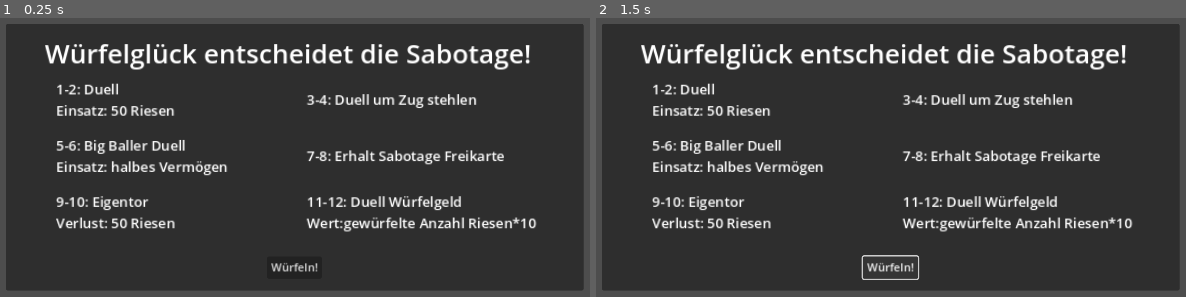
Above: before the commit, frames 1-2 (left to right).
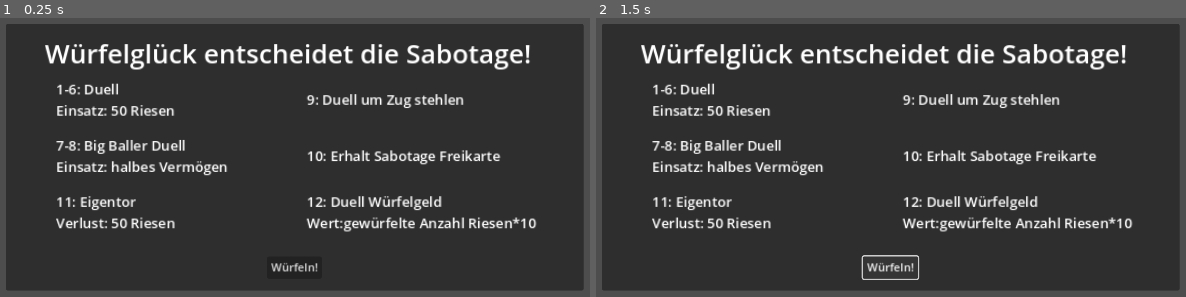
Above: after the commit, the same moments.

Repository: hfxbse/mparty
Game: Godot game, scene res://sabotage_field/sabotage_field.tscn
Two runs of this game, one before a commit and one after it. Both use one fixed random seed, a clock stepped at 60 frames per second and the inputs below. This scene is started directly instead of the project's main scene.
Inputs:
- Up to frame 1 (0.25 s): no input
- Up to frame 2 (1.5 s): click "Würfeln!" at 0.5 s; click "Würfeln!" at 1.25 s

The runs differ from the first frame. In frame 1, 2.7% of the frame differs, in the area x 9-86%, y 24-70%; in frame 2, 2.7%.

Commit message:
Improvement feedback pull request
Adding Icons to player selection
Changing sabotage dice values

Diff:
--- a/duel/duell_movement/overtaking_duell.tscn
+++ b/duel/duell_movement/overtaking_duell.tscn
@@ -45,6 +45,7 @@
 vertical_alignment = 1
 
 [node name="Infotext" type="Label" parent="CanvasLayer/Panel"]
+layout_mode = 0
 offset_left = 296.0
 offset_top = 140.0
 offset_right = 606.0
--- a/sabotage_field/sabotage_dice_result.gd
+++ b/sabotage_field/sabotage_dice_result.gd
@@ -7,7 +7,6 @@
 	var result="abc"
 	label.set_text(result)
 
-
 # Called every frame. 'delta' is the elapsed time since the previous frame.
 func _process(delta):
 	pass
--- a/sabotage_field/sabotage_field.gd
+++ b/sabotage_field/sabotage_field.gd
@@ -5,17 +5,17 @@
 func _ready():
 	var responseDice=1;
 	var result;
-	if (responseDice==1||2):
+	if (responseDice<=6):
 		result="Duell Einsatz: 50 Riesen"
-	if (responseDice==3||4):
+	if (responseDice==7||8):
+		result="Big Baller Duell Einsatz: halbes Vermögen"
+	if (responseDice==9):
 		result="Duell um Zug stehlen"
-	if (responseDice==5||6):
-		result="Big Baller Duell Einsatz: halbes Vermögen"
-	if (responseDice==7||8):
+	if (responseDice==10):
 		result="Erhalt Sabotage Freikarte"
-	if (responseDice==9||10):
+	if (responseDice==11):
 		result="Eigentor Verlust: 50 Riesen"
-	if (responseDice==11||12):
+	if (responseDice==12):
 		result="Duell Würfelgeld \nWert:gewürfelte Anzahl Riesen*10"
 
 # Called every frame. 'delta' is the elapsed time since the previous frame.
--- a/sabotage_field/sabotage_field.tscn
+++ b/sabotage_field/sabotage_field.tscn
@@ -60,41 +60,41 @@
 [node name="Label" type="Label" parent="SabotageFieldLabel/GridContainer"]
 layout_mode = 2
 theme_override_font_sizes/font_size = 20
-text = "1-2: Duell
+text = "1-6: Duell
 Einsatz: 50 Riesen"
 vertical_alignment = 1
 
 [node name="Label2" type="Label" parent="SabotageFieldLabel/GridContainer"]
 layout_mode = 2
 theme_override_font_sizes/font_size = 20
-text = "3-4: Duell um Zug stehlen"
+text = "9: Duell um Zug stehlen"
 vertical_alignment = 1
 
 [node name="Label3" type="Label" parent="SabotageFieldLabel/GridContainer"]
 layout_mode = 2
 theme_override_font_sizes/font_size = 20
-text = "5-6: Big Baller Duell
+text = "7-8: Big Baller Duell
 Einsatz: halbes Vermögen                 "
 vertical_alignment = 1
 
 [node name="Label4" type="Label" parent="SabotageFieldLabel/GridContainer"]
 layout_mode = 2
 theme_override_font_sizes/font_size = 20
-text = "7-8: Erhalt Sabotage Freikarte
+text = "10: Erhalt Sabotage Freikarte
 "
 vertical_alignment = 1
 
 [node name="Label5" type="Label" parent="SabotageFieldLabel/GridContainer"]
 layout_mode = 2
 theme_override_font_sizes/font_size = 20
-text = "9-10: Eigentor
+text = "11: Eigentor
 Verlust: 50 Riesen"
 vertical_alignment = 1
 
 [node name="Label6" type="Label" parent="SabotageFieldLabel/GridContainer"]
 layout_mode = 2
 theme_override_font_sizes/font_size = 20
-text = "11-12: Duell Würfelgeld
+text = "12: Duell Würfelgeld
 Wert:gewürfelte Anzahl Riesen*10"
 vertical_alignment = 1
 
--- a/sabotage_field/select_duellist.gd
+++ b/sabotage_field/select_duellist.gd
@@ -13,14 +13,23 @@
 @onready var duellist = "" #enums would be better
 #send player back to duell method
 
+
+
 func _on_player_1_pressed():
-	duellist="Player1"
+	#Dollar
+	pass # Replace with function body.
+
 
 func _on_player_2_pressed():
-	duellist="Player2"
+	#Euro
+	pass # Replace with function body.
+
 
 func _on_player_3_pressed():
-	duellist="Player3"
+	#Yen
+	pass # Replace with function body.
+
 
 func _on_player_4_pressed():
-	duellist="Player4"
+	#Pounds
+	pass # Replace with function body.
--- a/sabotage_field/select_duellist.tscn
+++ b/sabotage_field/select_duellist.tscn
@@ -1,6 +1,10 @@
-[gd_scene load_steps=2 format=3 uid="uid://dsomnmlma85vg"]
+[gd_scene load_steps=6 format=3 uid="uid://dsomnmlma85vg"]
 
-[ext_resource type="Script" path="res://feld_aktionen/sabotage_field/winner/select_duellist.gd" id="1_v0m5a"]
+[ext_resource type="Script" path="res://sabotage_field/select_duellist.gd" id="1_0yyft"]
+[ext_resource type="Texture2D" uid="uid://brrlsmkyej88s" path="res://player/dollar.svg" id="2_64ga7"]
+[ext_resource type="Texture2D" uid="uid://l8obnn5jj4kn" path="res://player/pound.svg" id="3_ht8ik"]
+[ext_resource type="Texture2D" uid="uid://bkpfvf1dlrbnn" path="res://player/euro.svg" id="4_pr8a7"]
+[ext_resource type="Texture2D" uid="uid://cvp5ue5844a1n" path="res://player/yen.svg" id="5_7x4g5"]
 
 [node name="select_duellist" type="Control"]
 layout_mode = 3
@@ -9,7 +13,7 @@
 anchor_bottom = 1.0
 grow_horizontal = 2
 grow_vertical = 2
-script = ExtResource("1_v0m5a")
+script = ExtResource("1_0yyft")
 
 [node name="Panel" type="Panel" parent="."]
 layout_mode = 1
@@ -40,62 +44,70 @@
 
 [node name="Player1" type="Button" parent="Panel"]
 layout_mode = 2
-anchor_left = -0.0267857
-anchor_top = 0.0416667
-anchor_bottom = 0.0833333
-offset_left = 192.0
-offset_top = 124.0
-offset_right = 408.0
-offset_bottom = 188.0
+anchor_left = 0.0357143
+anchor_top = 0.34375
+anchor_right = -0.0279018
+anchor_bottom = 0.591146
+offset_left = 64.0
+offset_top = 24.0
+offset_right = 280.0
+offset_bottom = 88.0
 grow_horizontal = 2
 grow_vertical = 2
+scale = Vector2(0.8, 0.8)
 theme_override_font_sizes/font_size = 28
-text = "a"
+icon = ExtResource("2_64ga7")
 metadata/_edit_use_anchors_ = true
 
 [node name="Player2" type="Button" parent="Panel"]
 layout_mode = 2
-anchor_top = 0.0416667
-anchor_right = 0.0267857
-anchor_bottom = 0.0833333
+anchor_left = 0.107143
+anchor_top = -0.125
+anchor_right = 0.0435268
+anchor_bottom = 0.122396
+offset_left = 192.0
+offset_top = 204.0
+offset_right = 408.0
+offset_bottom = 268.0
+grow_horizontal = 2
+grow_vertical = 2
+scale = Vector2(0.8, 0.8)
+theme_override_font_sizes/font_size = 28
+icon = ExtResource("4_pr8a7")
+metadata/_edit_use_anchors_ = true
+
+[node name="Player3" type="Button" parent="Panel"]
+layout_mode = 2
+anchor_left = -0.00892857
+anchor_top = -0.125
+anchor_right = -0.0725446
+anchor_bottom = 0.122396
+offset_left = 488.0
+offset_top = 204.0
+offset_right = 704.0
+offset_bottom = 268.0
+grow_horizontal = 2
+grow_vertical = 2
+scale = Vector2(0.8, 0.8)
+theme_override_font_sizes/font_size = 28
+icon = ExtResource("5_7x4g5")
+metadata/_edit_use_anchors_ = true
+
+[node name="Player4" type="Button" parent="Panel"]
+layout_mode = 2
+anchor_left = 0.205357
+anchor_top = 0.0833333
+anchor_right = 0.141741
+anchor_bottom = 0.330729
 offset_left = 488.0
 offset_top = 124.0
 offset_right = 704.0
 offset_bottom = 188.0
 grow_horizontal = 2
 grow_vertical = 2
+scale = Vector2(0.8, 0.8)
 theme_override_font_sizes/font_size = 28
-text = "b"
-metadata/_edit_use_anchors_ = true
-
-[node name="Player3" type="Button" parent="Panel"]
-layout_mode = 2
-anchor_left = -0.0267857
-anchor_top = 0.0833333
-anchor_bottom = 0.125
-offset_left = 192.0
-offset_top = 204.0
-offset_right = 408.0
-offset_bottom = 268.0
-grow_horizontal = 2
-grow_vertical = 2
-theme_override_font_sizes/font_size = 28
-text = "c"
-metadata/_edit_use_anchors_ = true
-
-[node name="Player4" type="Button" parent="Panel"]
-layout_mode = 2
-anchor_top = 0.0833333
-anchor_right = 0.0267857
-anchor_bottom = 0.125
-offset_left = 488.0
-offset_top = 204.0
-offset_right = 704.0
-offset_bottom = 268.0
-grow_horizontal = 2
-grow_vertical = 2
-theme_override_font_sizes/font_size = 28
-text = "d"
+icon = ExtResource("3_ht8ik")
 metadata/_edit_use_anchors_ = true
 
 [connection signal="pressed" from="Panel/Player1" to="." method="_on_player_1_pressed"]
